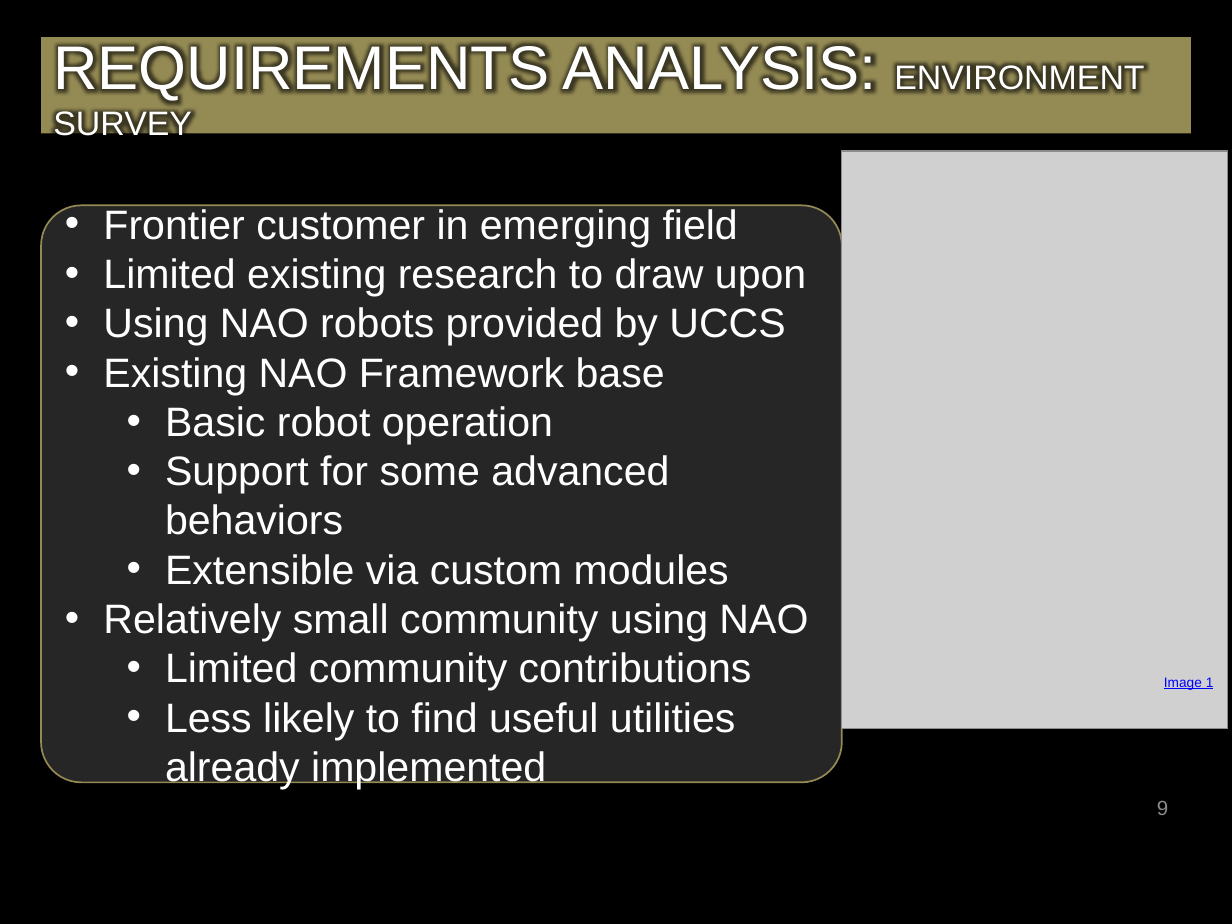
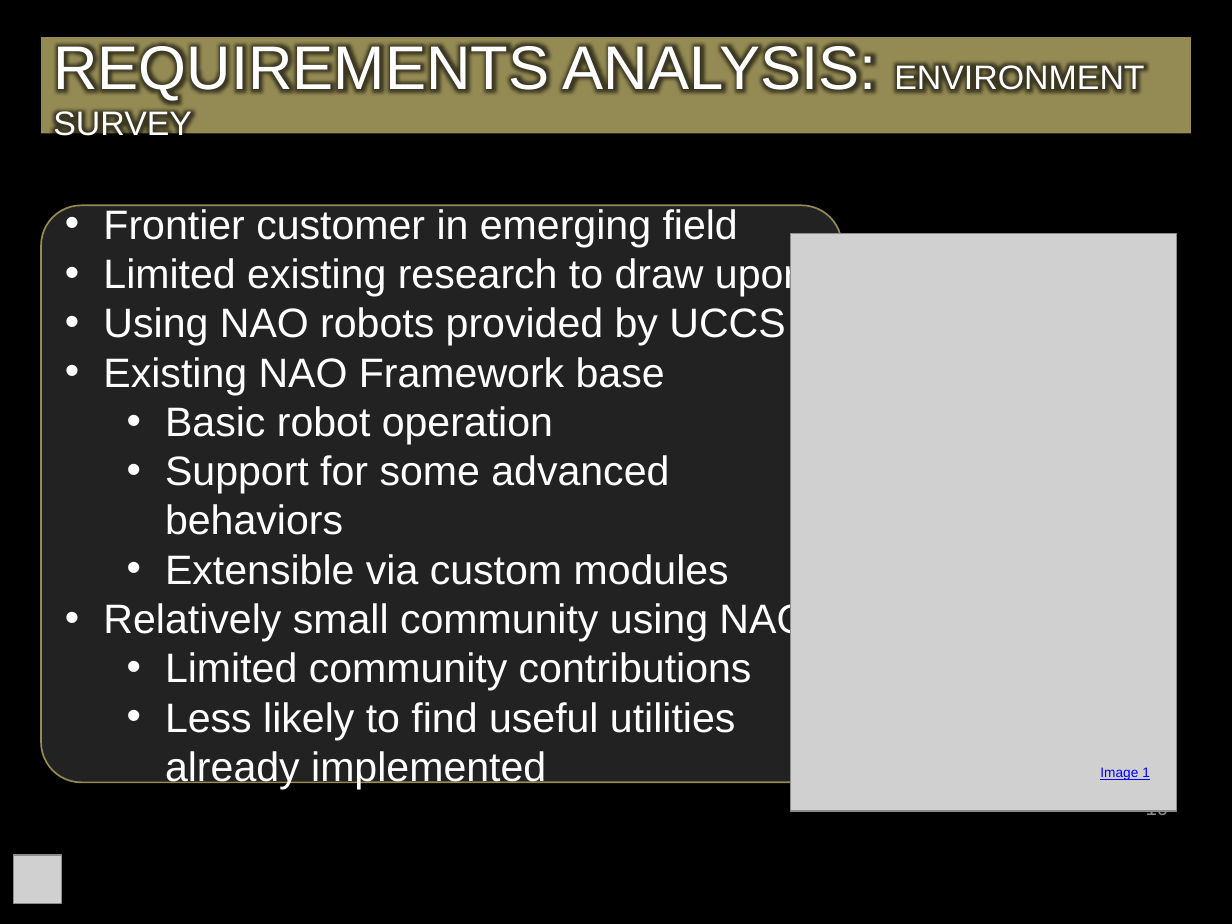
Before and after one commit to bg719/UCCS-Social-Robotics, a slide deck: slide 10 of docs/FinalSeminarPresentation.pptx (slide 9 before the commit). Drawn at 1232x924 pixels with LibreOffice and Linux fonts; fonts in the diff are those of the drawing; grey boxes stand for pictures; background and template pictures are left out. Boxes give left, top, right and bottom in pixels: in the first picture for what was removed or moved away, otherwise in the second. Text is boxed around its words. In the diff, an @@ line names an element or a change of style, - is before the commit and + after.

Commit message:
revise: add Constraints and more design

```diff
--- a/docs/FinalSeminarPresentation.pptx
+++ b/docs/FinalSeminarPresentation.pptx
@@ rounded rectangle "Frontier customer in emerging field" at (41, 206, 841, 782): fill #262626 to #262626 at 90% opacity @@
@@ picture: place and size @@
-picture at (841, 152, 1227, 729)
+picture at (791, 233, 1177, 811)
@@ text "Image 1": place and size @@
-text "Image 1" at (1164, 677, 1214, 690)
+text "Image 1" at (1100, 767, 1150, 780)
@@ page number at (1146, 810, 1169, 820): text changed @@
-9
+10
@@ picture added at (14, 855, 62, 903) @@
```
Also in this commit, not shown: 29 other slides changed, 4 slides added, 2 slides removed.
